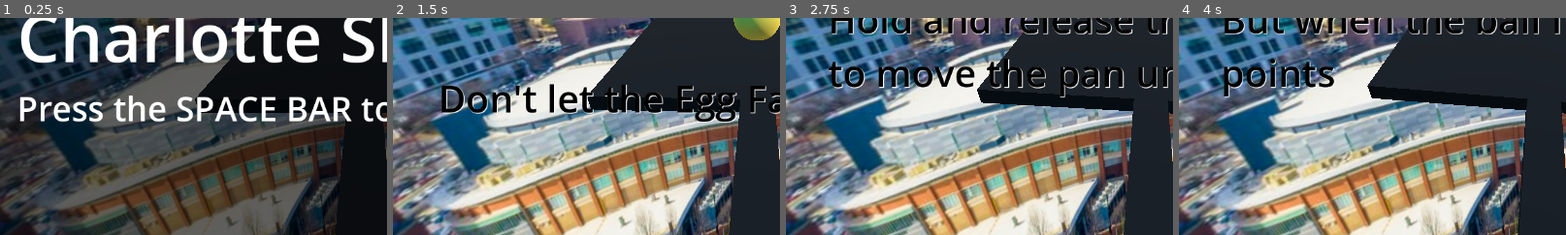
Above: before the commit, frames 1-4 (left to right).
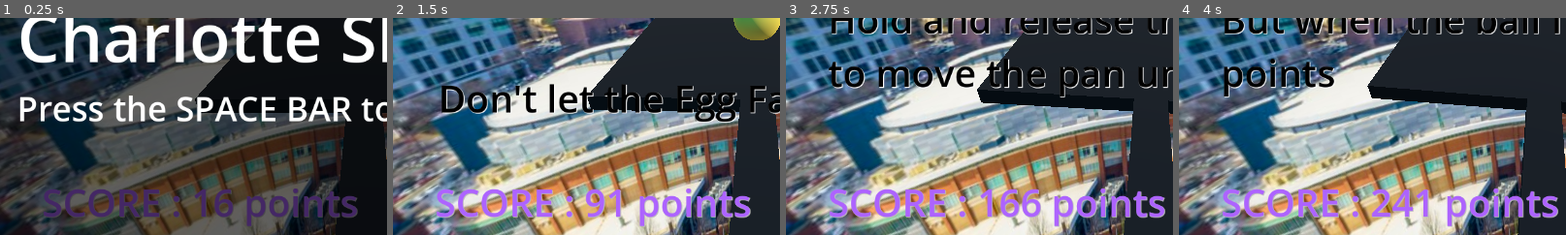
Above: after the commit, the same moments.

Repository: dallen72/Frying-Eggs-On-the-Charlotte-Skyline
Game: Godot game, scene res://node_3d.tscn
Same seed, same stepped clock (60 frames per second), same inputs: the game is played once before the commit and once after it.
Inputs:
- Up to frame 1 (0.25 s): no input
- Up to frame 2 (1.5 s): tap Space at 0.5, 1.25 s; hold Enter (ui_accept) 0.53-1.28 s; tap Enter (ui_accept) at 1.35 s
- Up to frame 3 (2.75 s): tap Enter (ui_accept) at 1.52, 1.82 s; hold Enter (ui_accept) from 2.03 s (still down)
- Up to frame 4 (4 s): release Enter (ui_accept) at 2.78 s; tap Enter (ui_accept) at 2.85, 3.02, 3.32 s; hold Enter (ui_accept) from 3.53 s (still down)
The pictures show only the part of the screen within x 3-53%, y 40-90%; the shares and areas given below are measured in that part.

The runs differ from the first frame. In frame 1, 3.8% of the frame differs, in the area x 11-93%, y 78-96%; in frame 2, 4.4%; in frame 3, 4.9%, in the area x 11-98%, y 78-97%; in frame 4, 4.8%.

Commit message:
score showing

Diff:
--- a/node_3d.gd
+++ b/node_3d.gd
@@ -16,6 +16,7 @@
 var Ball = preload("res://ball.tscn")
 var _game_started
 var _instruction_count
+var score
 
 # Called when the node enters the scene tree for the first time.
 func _ready() -> void:
@@ -27,6 +28,7 @@
 	_pan_is_being_moved_under_ball = false
 	_game_started = false
 	_instruction_count = 0
+	score = 1
 
 # Called every frame. 'delta' is the elapsed time since the previous frame.
 func _process(delta: float) -> void:
@@ -34,7 +36,8 @@
 
 
 func _physics_process(delta: float) -> void:
-
+	score += 1
+	$scoreText.text = "SCORE : " + str(score) + " points"
 	if ( ! _game_started):
 		if (Input.is_action_pressed("ui_accept")):
 			$rig/ball.apply_impulse(Vector3(0, 0, 0.5))
@@ -74,6 +77,7 @@
 			$instructionFive.show()
 		elif (_instruction_count == 11 ):
 			$instructionFive.hide()
+			$scoreText.show()
 		print("debug, instruction_count: " + str(_instruction_count     ))
 
 	if (_pan_is_being_flipped == true):
@@ -95,6 +99,7 @@
 		if ($rig/ball.position.length() > 3.0):
 			$rig/ball.queue_free()
 			await $rig/ball.tree_exited
+			score /= 2
 			var ball = Ball.instantiate()
 			$rig.add_child(ball)
 			ball.name = "ball"
--- a/node_3d.tscn
+++ b/node_3d.tscn
@@ -193,7 +193,28 @@
 theme = SubResource("Theme_i80a4")
 theme_override_colors/font_color = Color(0, 0, 0, 1)
 theme_override_colors/font_shadow_color = Color(1, 1, 1, 1)
-text = "Can you get 1,000,000 points?"
+text = "Can you get 2,000 points?"
+autowrap_mode = 2
+metadata/_edit_use_anchors_ = true
+
+[node name="scoreText" type="Label" parent="."]
+anchors_preset = -1
+anchor_left = -0.0555556
+anchor_top = 0.743827
+anchor_right = 0.742188
+anchor_bottom = 1.5787
+offset_left = 161.0
+offset_top = 15.0
+offset_right = 161.0
+offset_bottom = 14.9999
+grow_horizontal = 2
+grow_vertical = 2
+size_flags_horizontal = 4
+theme = SubResource("Theme_i80a4")
+theme_override_colors/font_color = Color(0.678431, 0.388235, 1, 1)
+theme_override_colors/font_shadow_color = Color(0.733333, 0.733333, 0.733333, 1)
+theme_override_colors/font_outline_color = Color(0, 0, 0, 1)
+text = "SCORE :          0   points"
 autowrap_mode = 2
 metadata/_edit_use_anchors_ = true
 
